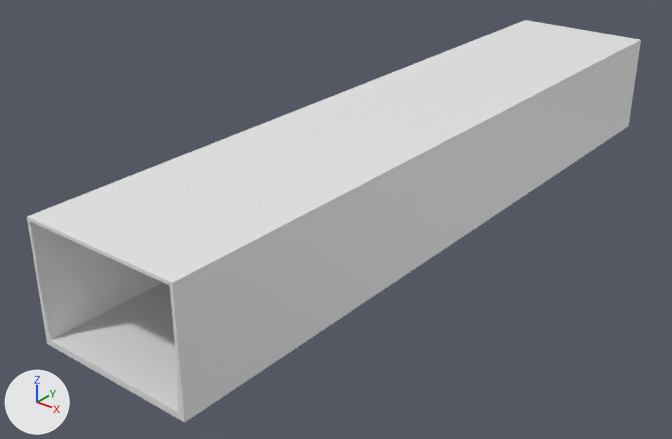
What one commit did to the Blender file UnholySource/Assets/Models/Scenario/School/_blend/interior_modeling_school.blend.
The view is the same before and after, from a 50 mm lens placed at (16.6, -29.7, 13.8), pointed at (-1.3, -7.2, -0.1). Every picture has the same lights, and +X, +Y and +Z are marked at lower left.

Script lines for the objects in view, before the commit:
```python
me_cube = bpy.data.meshes.new('Cube')
me_cube.from_pydata(...)  # 112 vertices, 124 faces; spans x -5.2..0.1, y -18.0..8.0, z -0.2..3.6
me_cube_001 = bpy.data.meshes.new('Cube.001')
me_cube_001.from_pydata(...)  # 80 vertices, 64 faces; spans x -5.3..-5.1, y -18.0..8.0, z -0.2..3.6
ob_invisible_mesh = bpy.data.objects.new('Invisible Mesh', me_cube_001)
ob_invisible_mesh.location = (2.6, 0.0, 0.0)
ob_visible_mesh = bpy.data.objects.new('Visible Mesh', me_cube)
ob_visible_mesh.location = (2.6, 0.0, 0.0)
```
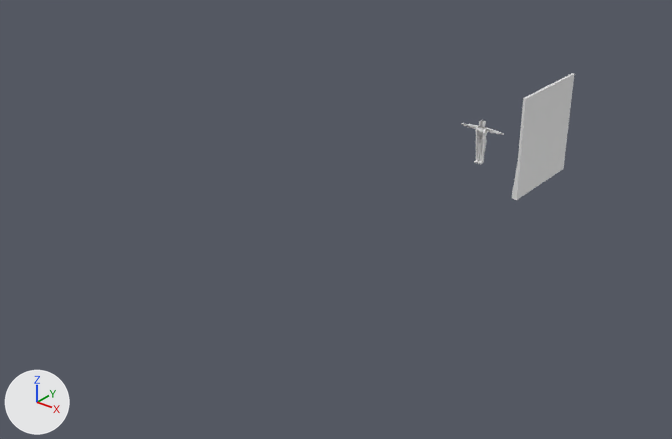
Changed parts and their boxes [x1, y1, x2, y2] in the pictures (672 x 439 px):
'Visible Mesh', deleted: before [29, 20, 641, 422]
'Invisible Mesh', reshaped (87% narrower, 61% shorter): before [27, 20, 527, 346]; after [512, 73, 574, 200]

What changed in the scene script:
```text
Change me_cube_001:
    used by ob_invisible_mesh; location = (2.6, 0.0, 0.0)
    remove me_cube_001.from_pydata(...)  # 80 vertices, 64 faces; spans x -5.3..-5.1, y -18.0..8.0, z -0.2..3.6
    add me_cube_001.from_pydata(...)  # 20 vertices, 18 faces; spans x -0.1..0.1, y -1.9..1.9, z -0.2..3.6
    me_cube_001 part 1: the whole mesh is rebuilt
Remove ob_visible_mesh:
    ob_visible_mesh = bpy.data.objects.new('Visible Mesh', me_cube)
    ob_visible_mesh.location = (2.6, 0.0, 0.0)
```
